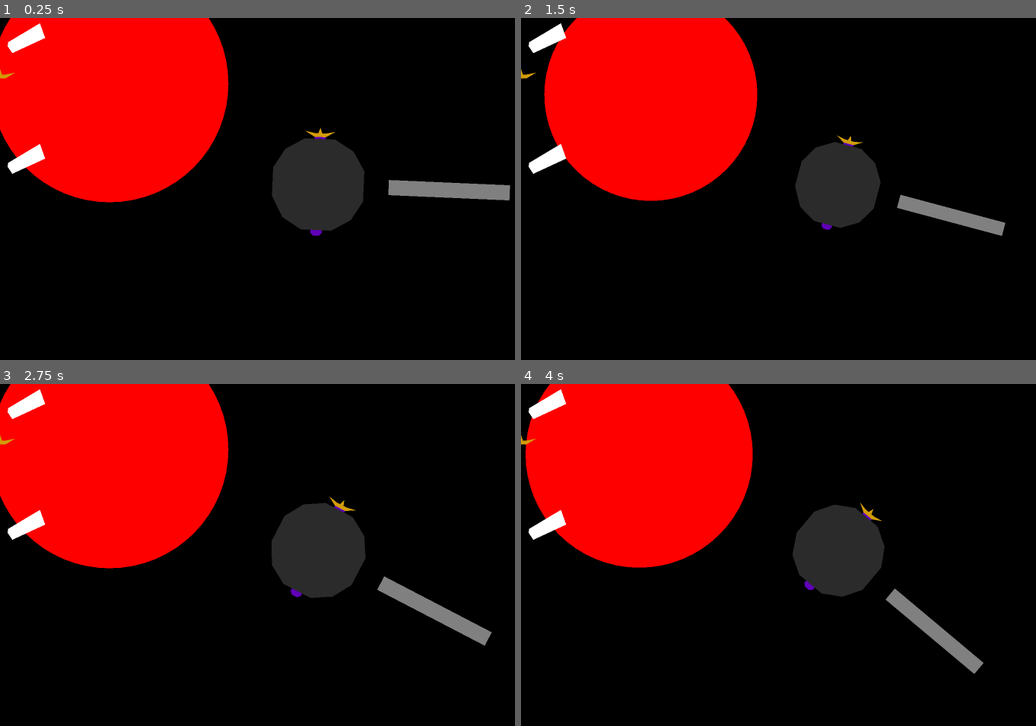
Above: before the commit, frames 1-4 (two rows, left to right).
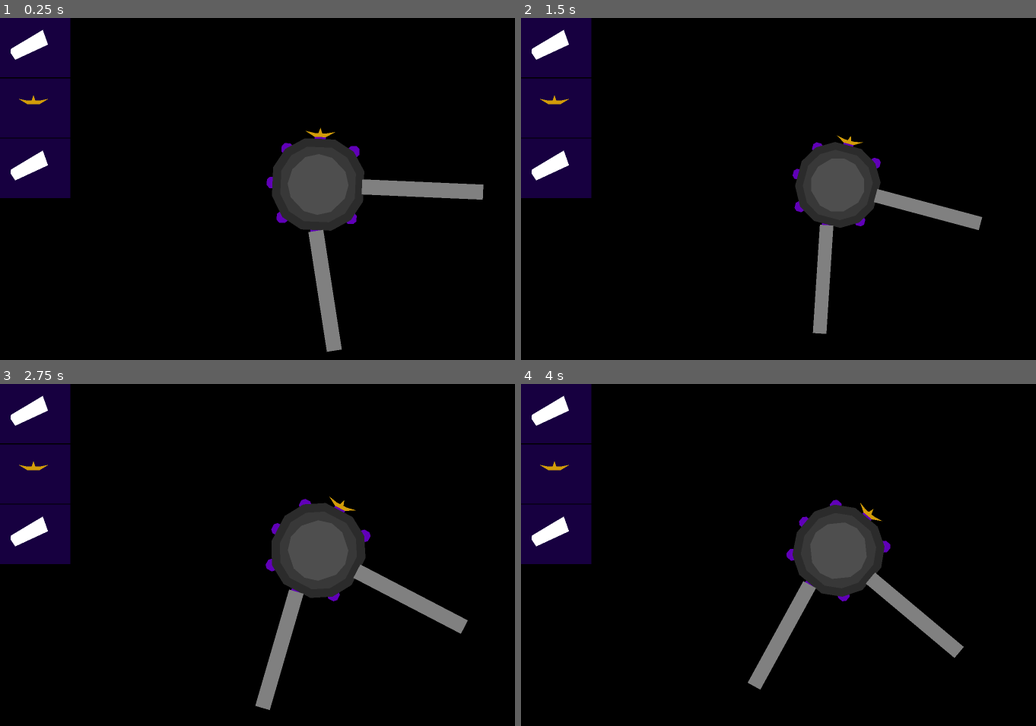
Above: after the commit, the same moments.

Repository: opensourceame/tins-2026
Game: Godot game, scene res://main.tscn
Same seed, same stepped clock (60 frames per second), same inputs: the game is played once before the commit and once after it.
Inputs:
- Up to frame 1 (0.25 s): no input
- Up to frame 2 (1.5 s): tap Enter at 0.5 s; tap Z at 0.6, 1.35 s
- Up to frame 3 (2.75 s): tap Z at 2.1 s
- Up to frame 4 (4 s): tap Z at 2.85, 3.6 s

The runs differ from the first frame. In frame 1, 25% of the frame differs, in the area x 0-100%, y 0-98%; in frame 2, 25%; in frame 3, 25%; in frame 4, 25%, in the area x 0-90%, y 0-90%.

Commit message:
working on solar systems

Diff:
--- a/hud.tscn
+++ b/hud.tscn
@@ -1,6 +1,7 @@
 [gd_scene format=3 uid="uid://dvewtmm6d837k"]
 
 [ext_resource type="PackedScene" uid="uid://dhj14hsfg1qgl" path="res://detector_dish.tscn" id="1_37p78"]
+[ext_resource type="PackedScene" uid="uid://cvdw12drwoc02" path="res://hud/place_item.tscn" id="1_64ctp"]
 
 [node name="HUD" type="CanvasLayer" unique_id=1601605167]
 
@@ -22,18 +23,17 @@
 size_flags_horizontal = 3
 size_flags_vertical = 3
 
-[node name="PlaceItem" type="Control" parent="Container/VBoxContainer" unique_id=312958226]
-custom_minimum_size = Vector2(250, 250)
+[node name="PlaceItem" parent="Container/VBoxContainer" unique_id=75211346 instance=ExtResource("1_64ctp")]
 layout_mode = 2
 
-[node name="Polygon2D" type="Polygon2D" parent="Container/VBoxContainer/PlaceItem" unique_id=1107734345]
+[node name="Polygon2D" type="Polygon2D" parent="Container/VBoxContainer/PlaceItem" unique_id=1803385402]
+position = Vector2(12, 28)
 polygon = PackedVector2Array(34, 102, 168, 22, 190, 84, 52, 148, 32, 118)
 
-[node name="PlaceItem3" type="Control" parent="Container/VBoxContainer" unique_id=1054860068]
-custom_minimum_size = Vector2(250, 250)
+[node name="PlaceItem4" parent="Container/VBoxContainer" unique_id=645623417 instance=ExtResource("1_64ctp")]
 layout_mode = 2
 
-[node name="CenterContainer" type="CenterContainer" parent="Container/VBoxContainer/PlaceItem3" unique_id=950564779]
+[node name="CenterContainer" type="CenterContainer" parent="Container/VBoxContainer/PlaceItem4" unique_id=950564779]
 layout_mode = 1
 anchors_preset = 15
 anchor_right = 1.0
@@ -41,11 +41,12 @@
 grow_horizontal = 2
 grow_vertical = 2
 
-[node name="DetectorDish" parent="Container/VBoxContainer/PlaceItem3/CenterContainer" unique_id=1305556712 instance=ExtResource("1_37p78")]
+[node name="DetectorDish" parent="Container/VBoxContainer/PlaceItem4/CenterContainer" unique_id=1305556712 instance=ExtResource("1_37p78")]
+position = Vector2(141, 110)
 
-[node name="PlaceItem2" type="Control" parent="Container/VBoxContainer" unique_id=633908839]
-custom_minimum_size = Vector2(250, 250)
+[node name="PlaceItem5" parent="Container/VBoxContainer" unique_id=1201600971 instance=ExtResource("1_64ctp")]
 layout_mode = 2
 
-[node name="Polygon2D" type="Polygon2D" parent="Container/VBoxContainer/PlaceItem2" unique_id=1803385402]
+[node name="Polygon2D" type="Polygon2D" parent="Container/VBoxContainer/PlaceItem5" unique_id=101775311]
+position = Vector2(12, 28)
 polygon = PackedVector2Array(34, 102, 168, 22, 190, 84, 52, 148, 32, 118)
--- /dev/null
+++ b/hud/place_item.tscn
@@ -0,0 +1,15 @@
+[gd_scene format=3 uid="uid://cvdw12drwoc02"]
+
+[node name="PlaceItem" type="Control" unique_id=75211346]
+custom_minimum_size = Vector2(250, 250)
+layout_mode = 3
+anchors_preset = 0
+
+[node name="ColorRect" type="ColorRect" parent="." unique_id=675083117]
+layout_mode = 1
+anchors_preset = 15
+anchor_right = 1.0
+anchor_bottom = 1.0
+grow_horizontal = 2
+grow_vertical = 2
+color = Color(0.08974079, 0.000106393025, 0.25213423, 1)
--- a/main.tscn
+++ b/main.tscn
@@ -15,10 +15,20 @@
 position = Vector2(1338, 701)
 
 [node name="Habitat" parent="World/Spica" unique_id=1005623594 instance=ExtResource("3_h2yge")]
-position = Vector2(552, 0)
+position = Vector2(440, 2)
+
+[node name="Habitat2" parent="World/Spica" unique_id=1203981135 instance=ExtResource("3_h2yge")]
+position = Vector2(49, 446)
+rotation = 1.3736713
 
 [node name="SolarSystem" parent="World" unique_id=210242942 instance=ExtResource("4_lquwl")]
-position = Vector2(368, 303)
+position = Vector2(-451, -367)
+
+[node name="SolarSystem2" parent="World" unique_id=1570619885 instance=ExtResource("4_lquwl")]
+position = Vector2(1890, -616)
+
+[node name="SolarSystem3" parent="World" unique_id=500073210 instance=ExtResource("4_lquwl")]
+position = Vector2(2212, 2425)
 
 [node name="Camera2D" type="Camera2D" parent="." unique_id=681715049]
 position = Vector2(1337.2241, 703.71356)
--- a/solar_system.gd
+++ b/solar_system.gd
@@ -1,5 +1,11 @@
 class_name SolarSystem
 extends Node2D
+
+var MIN_SIZE = 20
+var MAX_SIZE = 50
+
+var MIN_DISTANCE = 100
+var MAX_DISTANCE = 500
 
 var planets = []
 
@@ -10,13 +16,15 @@
     queue_redraw()
 
 func _draw():
+    draw_circle(Vector2.ZERO, 100, Color.YELLOW)
+
     for planet in planets:
         draw_circle(planet.pos, planet.size, planet.color)
 
 func add_planet():
     var planet = {
-        "pos": Vector2(randi_range(-500, 500), randi_range(-500, 500)),
-        "size": randi_range(100, 500),
+        "pos": Vector2(randi_range(MIN_DISTANCE, MAX_DISTANCE), randi_range(MIN_DISTANCE / 3, MAX_DISTANCE / 3)),
+        "size": randi_range(MIN_SIZE, MAX_SIZE),
         "color": Color.RED
     }
     planets.append(planet)
--- a/spica.tscn
+++ b/spica.tscn
@@ -12,12 +12,41 @@
 [node name="Anchor" parent="Anchors" unique_id=1972042639 instance=ExtResource("2_jclrv")]
 position = Vector2(0, -192)
 
+[node name="Anchor8" parent="Anchors" unique_id=434655271 instance=ExtResource("2_jclrv")]
+position = Vector2(-144, 144)
+
 [node name="Anchor2" parent="Anchors" unique_id=1295630286 instance=ExtResource("2_jclrv")]
 position = Vector2(0, 192)
+
+[node name="Anchor3" parent="Anchors" unique_id=2135077121 instance=ExtResource("2_jclrv")]
+position = Vector2(-192, 0)
+
+[node name="Anchor4" parent="Anchors" unique_id=1984754184 instance=ExtResource("2_jclrv")]
+position = Vector2(192, 0)
+
+[node name="Anchor5" parent="Anchors" unique_id=975696669 instance=ExtResource("2_jclrv")]
+position = Vector2(144, 136)
+
+[node name="Anchor6" parent="Anchors" unique_id=1455119958 instance=ExtResource("2_jclrv")]
+position = Vector2(-136, -144)
+
+[node name="Anchor7" parent="Anchors" unique_id=1109059028 instance=ExtResource("2_jclrv")]
+position = Vector2(144, -144)
 
 [node name="Sphere" type="Polygon2D" parent="." unique_id=556770028]
 color = Color(0.17103916, 0.17103916, 0.17103916, 1)
 polygon = PackedVector2Array(-192, -64, -192, 56, -144, 144, -64, 192, 64, 192, 144, 144, 192, 64, 192, -64, 144, -144, 64, -192, -64, -192, -144, -144)
 
+[node name="Sphere2" type="Polygon2D" parent="." unique_id=1189229788]
+scale = Vector2(0.81848, 0.81848)
+color = Color(0.2231029, 0.2231029, 0.22310284, 1)
+polygon = PackedVector2Array(-192, -64, -192, 56, -144, 144, -64, 192, 64, 192, 144, 144, 192, 64, 192, -64, 144, -144, 64, -192, -64, -192, -144, -144)
+
+[node name="Sphere3" type="Polygon2D" parent="." unique_id=1696923819]
+rotation = 0.77009076
+scale = Vector2(0.6289128, 0.6289128)
+color = Color(0.30876932, 0.3087694, 0.30876926, 1)
+polygon = PackedVector2Array(-192, -64, -192, 56, -144, 144, -64, 192, 64, 192, 144, 144, 192, 64, 192, -64, 144, -144, 64, -192, -64, -192, -144, -144)
+
 [node name="DetectorDish" parent="." unique_id=1305556712 instance=ExtResource("1_eorob")]
 position = Vector2(0, -200)
